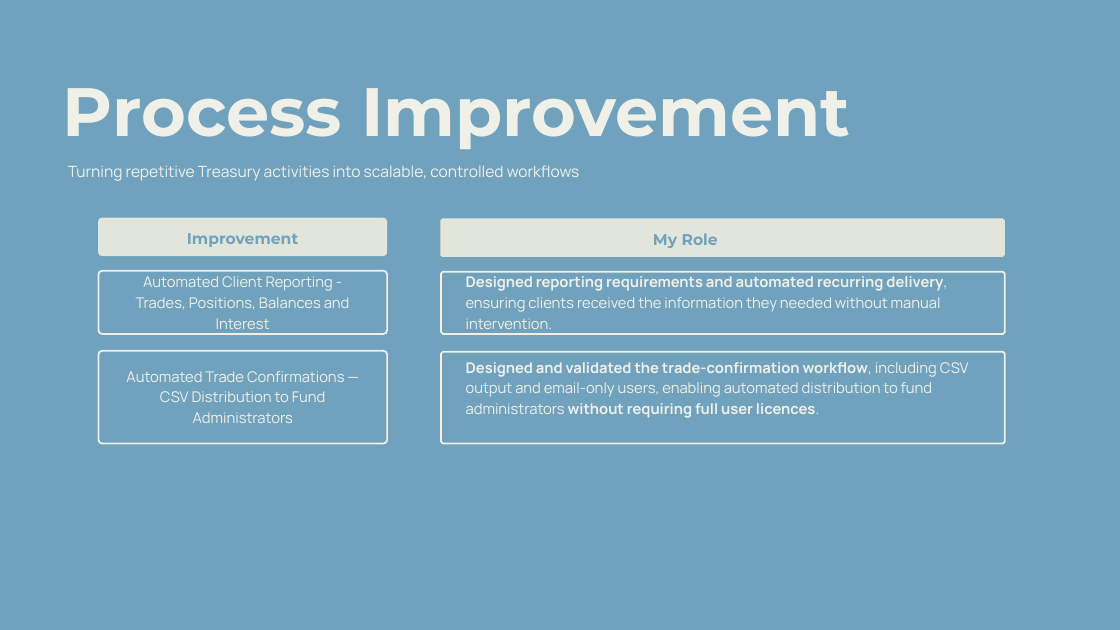
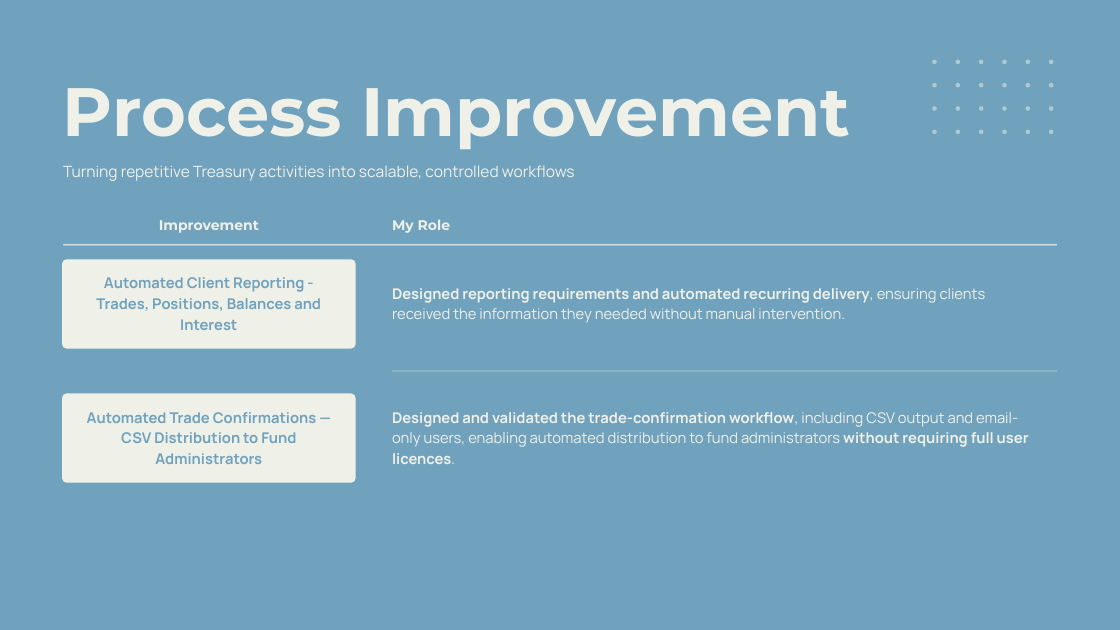
Before and after one commit to sgarciapuga/Work_Portfolio, a slide deck: slide 19 of kyriba-transformation/presentation/kyriba-transformation.pptx. Drawn at 1120x630 pixels with LibreOffice and Linux fonts; fonts in the diff are those of the drawing. Boxes give left, top, right and bottom in pixels: in the first picture for what was removed or moved away, otherwise in the second. Text is boxed around its words. In the diff, an @@ line names an element or a change of style, - is before the commit and + after.

```diff
--- a/kyriba-transformation/presentation/kyriba-transformation.pptx
+++ b/kyriba-transformation/presentation/kyriba-transformation.pptx
@@ freeform shape added at <box>932,59,1054,134</box>, fill #EFF1E8 at 50% opacity @@
@@ text "Turning repetitive Treasury activities into ...": place and size @@
-text "Turning repetitive Treasury activities into ..." at <box>68,165,580,181</box>
+text "Turning repetitive Treasury activities into ..." at <box>63,165,575,181</box>
@@ text "Improvement": place and size @@
-text "Improvement" at <box>187,233,298,247</box>
+text "Improvement" at <box>159,220,259,233</box>
@@ text "Improvement" at <box>159,220,259,233</box>: size 20 to 18 pt, text colour #70A1BD to #EFF1E8; line spacing 28pt to 25.2pt @@
@@ freeform shape removed at <box>98,218,387,256</box> @@
@@ text "My Role": place and size @@
-text "My Role" at <box>653,233,718,248</box>
+text "My Role" at <box>392,219,451,233</box>
@@ text "My Role" at <box>392,219,451,233</box>: size 20 to 18 pt, text colour #70A1BD to #EFF1E8; alignment centre to left; line spacing 28pt to 25.2pt @@
@@ freeform shape removed at <box>440,218,1005,256</box> @@
@@ freeform shape: place and size @@
-freeform shape at <box>99,271,388,334</box>
+freeform shape at <box>63,260,354,348</box>
@@ freeform shape at <box>63,260,354,348</box>: fill #70A1BD to #EFF1E8 @@
@@ freeform shape added at <box>63,244,1057,245</box>, fill #EFF1E8 at 70% opacity @@
@@ text "Automated Client Reporting - Trades, ...": place and size @@
-text "Automated Client Reporting - Trades, ..." at <box>136,276,350,334</box>
+text "Automated Client Reporting - Trades, ..." at <box>96,277,321,330</box>
@@ text "Automated Client Reporting - Trades, ..." at <box>96,277,321,330</box>: text colour #EFF1E8 to #70A1BD, bold on @@
@@ text "Designed reporting requirements and automated ..." rewrapped from <box>466,276,947,334</box> to <box>392,288,986,323</box> @@
@@ freeform shape removed at <box>441,272,1005,334</box> @@
@@ freeform shape: place and size @@
-freeform shape at <box>441,352,1005,444</box>
+freeform shape at <box>392,370,1057,371</box>
@@ freeform shape at <box>392,370,1057,371</box>: fill #70A1BD to #EFF1E8 at 35% opacity; outline #EFF1E8 2.25 pt to none @@
@@ freeform shape at <box>63,394,354,482</box>: fill #70A1BD to #EFF1E8 @@
@@ freeform shape: place and size @@
-freeform shape at <box>99,351,388,443</box>
+freeform shape at <box>63,394,354,482</box>
@@ text "Automated Trade Confirmations — CSV ..." at <box>87,412,317,464</box>: text colour #EFF1E8 to #70A1BD, bold on @@
@@ text "Automated Trade Confirmations — CSV ...": place and size @@
-text "Automated Trade Confirmations — CSV ..." at <box>126,371,344,423</box>
+text "Automated Trade Confirmations — CSV ..." at <box>87,412,317,464</box>
@@ text "Designed and validated the trade-confirmation ..." rewrapped from <box>466,362,969,418</box> to <box>392,412,1029,464</box> @@
```
Also in this commit, not shown: 17 other slides changed, 19 other files.
